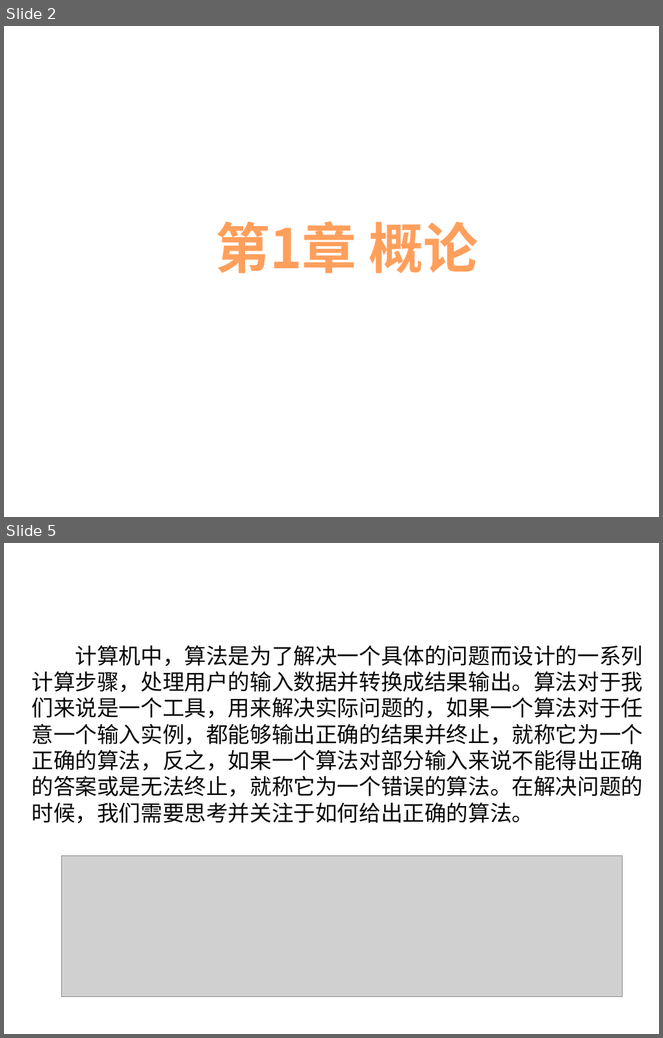
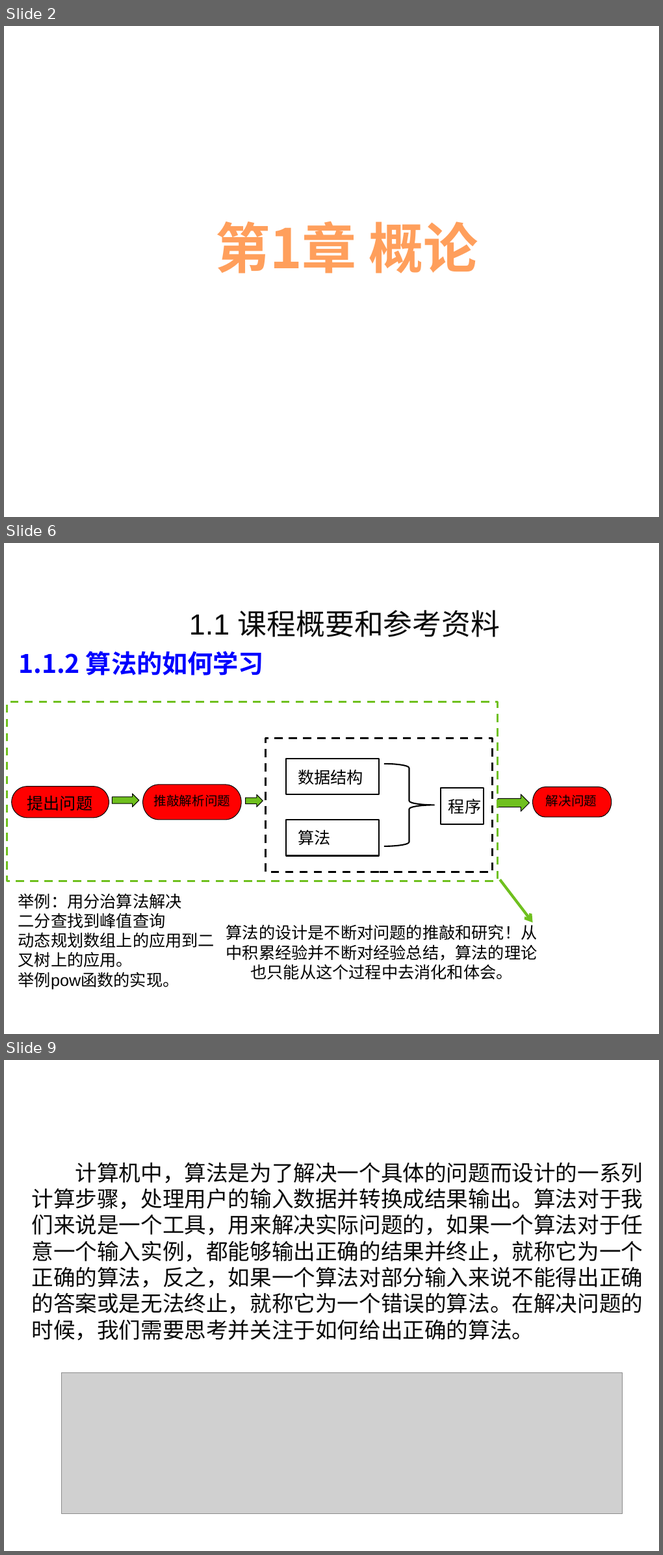
Before and after one commit to liutongling/DP, a slide deck: file/第1章 概论.pptx. Shown one above the other, each under a label of ours: slides 2 and 5 before the commit, slides 2, 6 and 9 after it; the slides between them are not shown. The pictures are 663x1038 and 663x1555 pixels, drawn with LibreOffice and Linux fonts; fonts in the diff are those of the drawing; grey boxes stand for pictures; background and template pictures are left out. Boxes give left, top, right and bottom in pixels: in the first picture for what was removed or moved away, otherwise in the second. Text is boxed around its words. In the diff, an @@ line names an element or a change of style, - is before the commit and + after.

```diff
--- a/file/第1章 概论.pptx
+++ b/file/第1章 概论.pptx
@@ slide 6 added at [4,543,659,1034], background #FFFFFF @@
@@ text added at [189,610,500,637], 32 pt, text #080808 @@
+1.1 课程概要和参考资料
@@ text added at [18,651,264,676], 28 pt, text #0000FF, bold @@
+1.1.2 算法的如何学习
@@ rectangle added at [7,702,498,882], outline #6FC01E 2.25 pt dashed @@
@@ rectangle added at [265,738,492,873], outline #000000 2.25 pt dashed @@
@@ rectangle added at [286,759,380,795], outline #000000 1.5 pt @@
@@ text added at [298,769,363,785], 18 pt, text #000000 @@
+数据结构
@@ right brace added at [384,764,434,847], outline #000000 1.5 pt @@
@@ pill shape added at [12,787,109,818], fill #FF0000, outline #000000 0.75 pt @@
@@ text added at [27,796,93,811], 18 pt, text #000000 @@
+提出问题
@@ right arrow added at [112,794,139,807], fill #6FC01E, outline #000000 0.75 pt @@
@@ pill shape added at [143,785,241,820], fill #FF0000, outline #000000 0.75 pt @@
@@ text added at [154,795,231,807], 14 pt, text #000000 @@
+推敲解析问题
@@ right arrow added at [246,795,263,807], fill #6FC01E, outline #000000 0.75 pt @@
@@ rectangle added at [441,788,484,824], outline #000000 1.5 pt @@
@@ right arrow added at [498,795,529,811], fill #6FC01E, outline #000000 0.75 pt @@
@@ pill shape added at [532,787,611,817], fill #FF0000, outline #000000 0.75 pt @@
@@ text added at [546,795,597,807], 14 pt, text #000000 @@
+解决问题
@@ text added at [449,799,481,814], 18 pt, text #000000 @@
+程序
@@ rectangle added at [286,820,380,856], outline #000000 1.5 pt @@
@@ text added at [298,830,330,845], 18 pt, text #000000 @@
+算法
@@ text added at [18,893,215,990], 18 pt, text #000000 @@
+举例：用分治算法解决
+二分查找到峰值查询
+动态规划数组上的应用到二叉树上的应用。
+举例pow函数的实现。
@@ arrow added from (500, 880) to (532, 923), #6FC01E 3 pt @@
@@ text added at [226,925,538,980], 18 pt, text #000000 @@
+算法的设计是不断对问题的推敲和研究！从中积累经验并不断对经验总结，算法的理论也只能从这个过程中去消化和体会。
@@ what was slide 5 is now slide 9 @@
```
Also in this commit, not shown: 5 slides changed, 3 other slides added, 1 other file.
